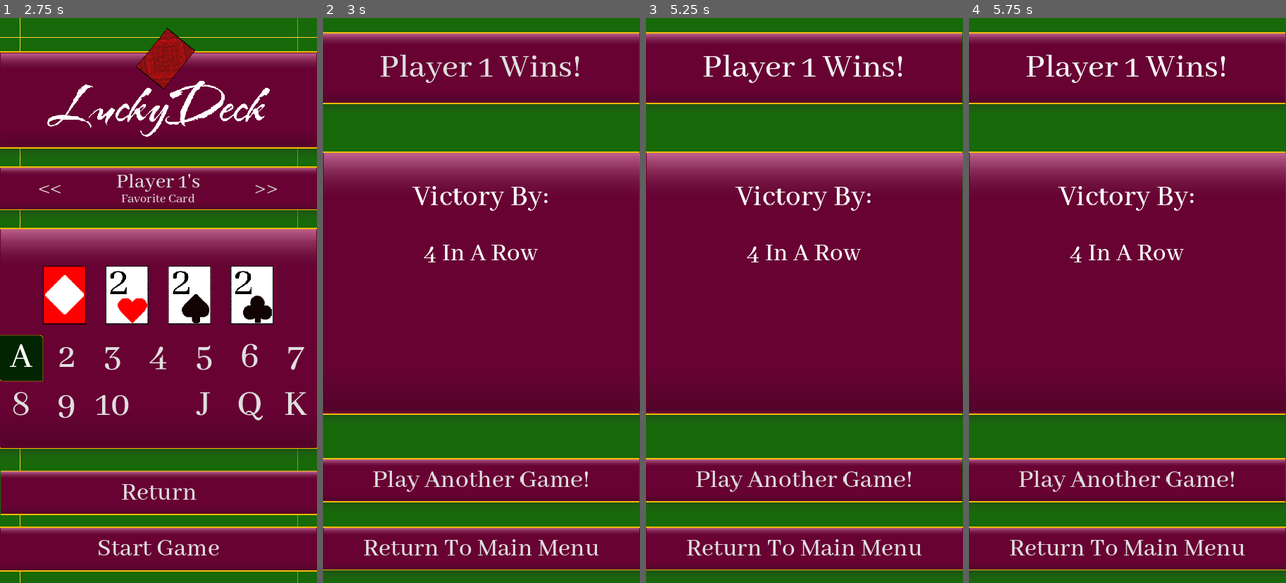
Above: before the commit, frames 1-4 (left to right).
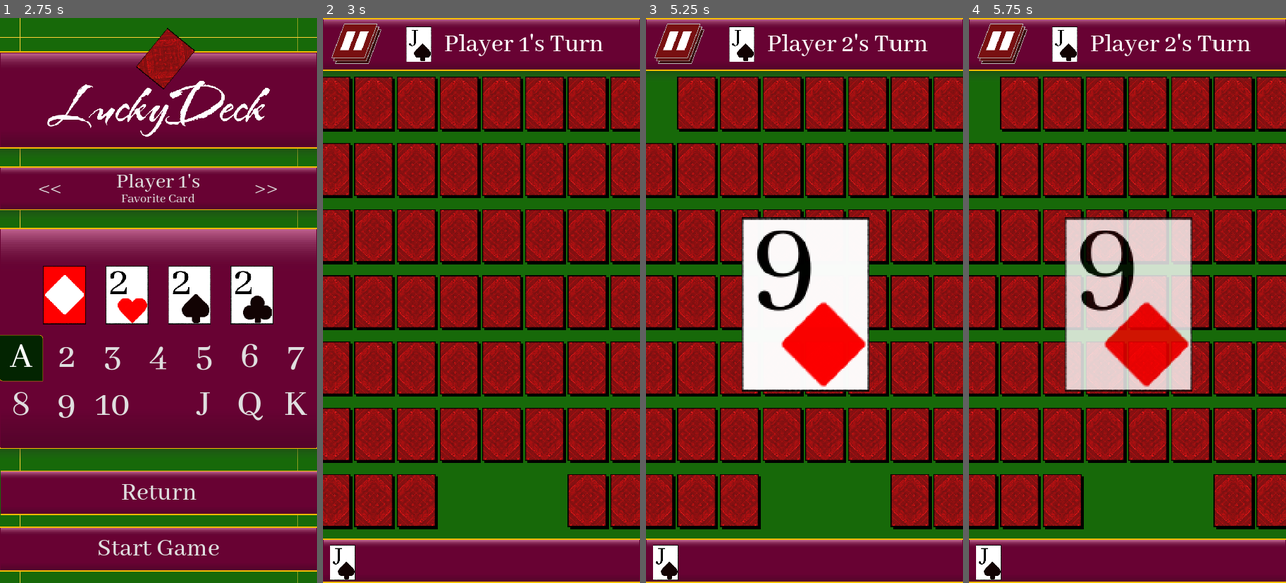
Above: after the commit, the same moments.

Repository: Yavuz7/LuckyDeck
Game: Godot game, scene res://Scripts/main_menu.tscn
Two runs of this game, one before a commit and one after it. Both use one fixed random seed, a clock stepped at 60 frames per second and the inputs below.
Inputs (mouse positions are in pixels of both pictures, inside the frame that each line leads up to):
- Up to frame 1 (2.75 s): click "Play" at 0.5 s; click "Play" at 1.25 s; click "Continue" at 2 s
- Up to frame 2 (3 s): click "Start Game" at 2.75 s
- Up to frame 3 (5.25 s): click (804, 136) at 3.5 s; click "Rules" at 4.25 s; click (655, 102) at 5.02 s
- Up to frame 4 (5.75 s): no input

Frame 1 is identical in both runs. In frame 2, 88% of the frame differs, in the area x 0-100%, y 0-100%; in frame 3, 88%; in frame 4, 88%.

Commit message:
Reworked Code to have a player node, now data feels nice to store

Diff:
--- a/Menus/Game.tscn
+++ b/Menus/Game.tscn
@@ -7,6 +7,7 @@
 [ext_resource type="Texture2D" uid="uid://dcltp31ptq1ky" path="res://assets/Images/Buttons/pauseButtonLarge.svg" id="5_mfxsg"]
 [ext_resource type="Script" path="res://Scripts/pauseButton.gd" id="6_tm85r"]
 [ext_resource type="Texture2D" uid="uid://c52wtn1j2dqrg" path="res://assets/Images/CardFronts/cards3-11.png" id="7_d5qrn"]
+[ext_resource type="Texture2D" uid="uid://bd3eeolp5h22g" path="res://assets/Images/rectangleborderyellow.svg" id="8_uppyh"]
 [ext_resource type="Texture2D" uid="uid://dsyec6g04gdst" path="res://assets/Images/Buttons/buttonhighlights.svg" id="8_vr5v7"]
 [ext_resource type="Texture2D" uid="uid://dtbej557ikw1a" path="res://assets/Images/boxshadow.svg" id="9_imb1g"]
 
@@ -268,6 +269,7 @@
 vertical_alignment = 1
 
 [node name="VictoryScreen" type="Panel" parent="."]
+visible = false
 layout_mode = 1
 anchors_preset = 15
 anchor_right = 1.0
@@ -283,6 +285,15 @@
 grow_horizontal = 2
 grow_vertical = 2
 color = Color(0.0901961, 0.411765, 0.0352941, 1)
+
+[node name="TextureRect" type="TextureRect" parent="VictoryScreen"]
+layout_mode = 1
+anchors_preset = 15
+anchor_right = 1.0
+anchor_bottom = 1.0
+grow_horizontal = 2
+grow_vertical = 2
+texture = ExtResource("8_uppyh")
 
 [node name="RestartGame" parent="VictoryScreen" instance=ExtResource("4_pd6m8")]
 layout_mode = 1
--- a/Scripts/Game.gd
+++ b/Scripts/Game.gd
@@ -8,7 +8,6 @@
 	add_child(deckDealer)
 	GameManager.fillPlayerArray()
 	setUpGame()
-	pass # Replace with function body.
 
 func setUpGame():
 	GameManager.Game = $"."
--- a/Scripts/GameManager.gd
+++ b/Scripts/GameManager.gd
@@ -21,9 +21,11 @@
 
 var numOfPlayers = 4
 var currentPlayer = 0
-var Players = Array()
-var playerCardTextures = {}
+
+var gamePlayers = Array()
+
 var playerFavoriteCards = {}
+
 var outPlayers = Array()
 
 # Called when the node enters the scene tree for the first time.
@@ -34,9 +36,7 @@
 func fillPlayerArray():
 	var i = 0
 	while (i < numOfPlayers):
-		Players.append([])
-		playerCardTextures[i] = []
-		print(playerCardTextures)
+		gamePlayers.append(Player.new(playerFavoriteCards[i]))
 		i+= 1
 
 func setDeck(newDeck):
@@ -55,7 +55,7 @@
 	if(checkVictory()):
 		return
 	checkDefeat(randomIndex)
-	print(Players[currentPlayer].back())
+#	print(gamePlayers[currentPlayer].cards.back())
 	Deck.remove_at(randomIndex)
 
 func showCard(randomIndex):
@@ -64,15 +64,20 @@
 	var v = randomCard[cardValues.value]
 
 	var texture = load("res://assets/Images/CardFronts/cards"+str(s)+"-"+str(v)+".png")
-	playerCardTextures[currentPlayer].append(texture)
+	gamePlayers[currentPlayer].cardTextures.append(texture)
 	previewCard.set_texture(texture)
 
 
 	card_animator.seek(0,true)
 	card_animator.play("make_card_disappear")
 func addCardToPlayer(i):
-	Players[currentPlayer].append(Deck[i])
-	print("Player " + str(currentPlayer + 1) + "\'s Current Hand: " + str(Players[currentPlayer]))
+	var lastCard = Deck[i]
+	gamePlayers[currentPlayer].cards.append(lastCard)
+	gamePlayers[currentPlayer].arrayOfCardValues.append(lastCard[cardValues.value])
+	gamePlayers[currentPlayer].arrayOfSuitValues.append(lastCard[cardValues.suit])
+
+#	print(gamePlayers[currentPlayer].arrayOfCardValues)
+	print("Player " + str(currentPlayer + 1) + "\'s Current Hand: " + str(gamePlayers[currentPlayer].cards))
 
 func changeCurrentPlayer():
 	currentPlayer += 1
@@ -90,15 +95,18 @@
 
 
 func checkDefeat(i):
+	return
 	if ((Deck[i][cardValues.value] == 1) || Deck[i][cardValues.suit] == 5):
 		outPlayers.append(currentPlayer)
 		print("Player " +str(currentPlayer + 1) + " Is Out!")
 		if(outPlayers.size() == (numOfPlayers -1)):
 			print("Victory By Default!(Last Player Standing)")
 			return
+
+
 func checkVictory():
 	var victoryMessage
-	if(Players[currentPlayer].size() >= 1):
+	if(gamePlayers[currentPlayer].cards.size() >= 1):
 		victoryMessage = checkVictoryHands()
 	if(victoryMessage == null):
 		victoryMessage = checkFavoriteCardVictory()
@@ -108,46 +116,28 @@
 
 
 func checkFavoriteCardVictory():
-	if(Players[currentPlayer].back() == playerFavoriteCards[currentPlayer]):
+	if(gamePlayers[currentPlayer].cards.back() == gamePlayers[currentPlayer].favoriteCard):
 		return "Favorite Card Drawn!"
 func checkVictoryHands():
-	var completeArrayValue = Array()
-	var completeArraySuit = Array()
-	var tempCardValue = Array()
-	var tempCardSuit = Array()
 	var i = 0
-	for card in Players[currentPlayer]:
-		tempCardValue = Players[currentPlayer][i].duplicate()
-		tempCardSuit = tempCardValue.duplicate()
-
-		tempCardSuit.remove_at(cardValues.value)
-		tempCardValue.remove_at(cardValues.suit)
-
-		completeArraySuit += tempCardSuit
-		completeArrayValue += tempCardValue
-		i+= 1
-	i = 0
 	while i <= 13:
-		if(completeArrayValue.count(i) == numberNeededFor4OfAKind):
-			print("Card Values: " + str(completeArrayValue))
+		if(gamePlayers[currentPlayer].arrayOfCardValues.count(i) == numberNeededFor4OfAKind):
 			return "Victory By 4 Of A Kind!"
 		i+= 1
-#	print("Card Values: " + str(completeArrayValue))
+
 	i = 0
 	while i <= 4:
-		if(completeArraySuit.count(i) == numberNeededForFlush):
-			print("Card Suits: " +str(completeArraySuit))
+		if(gamePlayers[currentPlayer].arrayOfSuitValues.count(i) == numberNeededForFlush):
 			return "Victory By " + str(numberNeededForFlush) + " Cards of The Same Suit!"
 		i+= 1
-#	print("Card Suits: " +str(completeArraySuit))
+	return checkStraightVictory()
 
-	return checkStraightVictory(completeArrayValue)
-func checkStraightVictory(valuesArray):
-	if(valuesArray.size() < numberNeededForStraight):
+func checkStraightVictory():
+	if(gamePlayers[currentPlayer].arrayOfCardValues.size() < numberNeededForStraight):
 		return null
-	valuesArray.sort()
+	gamePlayers[currentPlayer].arrayOfCardValues.sort()
 	var uniqueArray = Array()
-	for value in valuesArray:
+	for value in gamePlayers[currentPlayer].arrayOfCardValues:
 		if (!uniqueArray.has(value)):
 			uniqueArray.append(value)
 	var i = 0
@@ -163,5 +153,6 @@
 				return null
 			i+= 1
 		if(inARowCount + 1 == numberNeededForStraight):
+			print(uniqueArray)
 			return "Victory By Straight!"
 	return null
--- /dev/null
+++ b/Scripts/Player.gd
@@ -0,0 +1,19 @@
+extends Node
+
+class_name Player
+
+var index
+#var playerName:String
+var favoriteCard = Array()
+var cards = Array()
+var cardTextures = Array()
+
+#Arrays Of Each Individual Card and Suit value is stored here
+#For The Purposes of Checking Victory Conditions
+var arrayOfCardValues = Array()
+var arrayOfSuitValues = Array()
+
+func _init(favCard):
+	favoriteCard = favCard
+	cards = []
+	cardTextures = []
Not shown: 1 places in Menus/Game.tscn that only renumber resources
